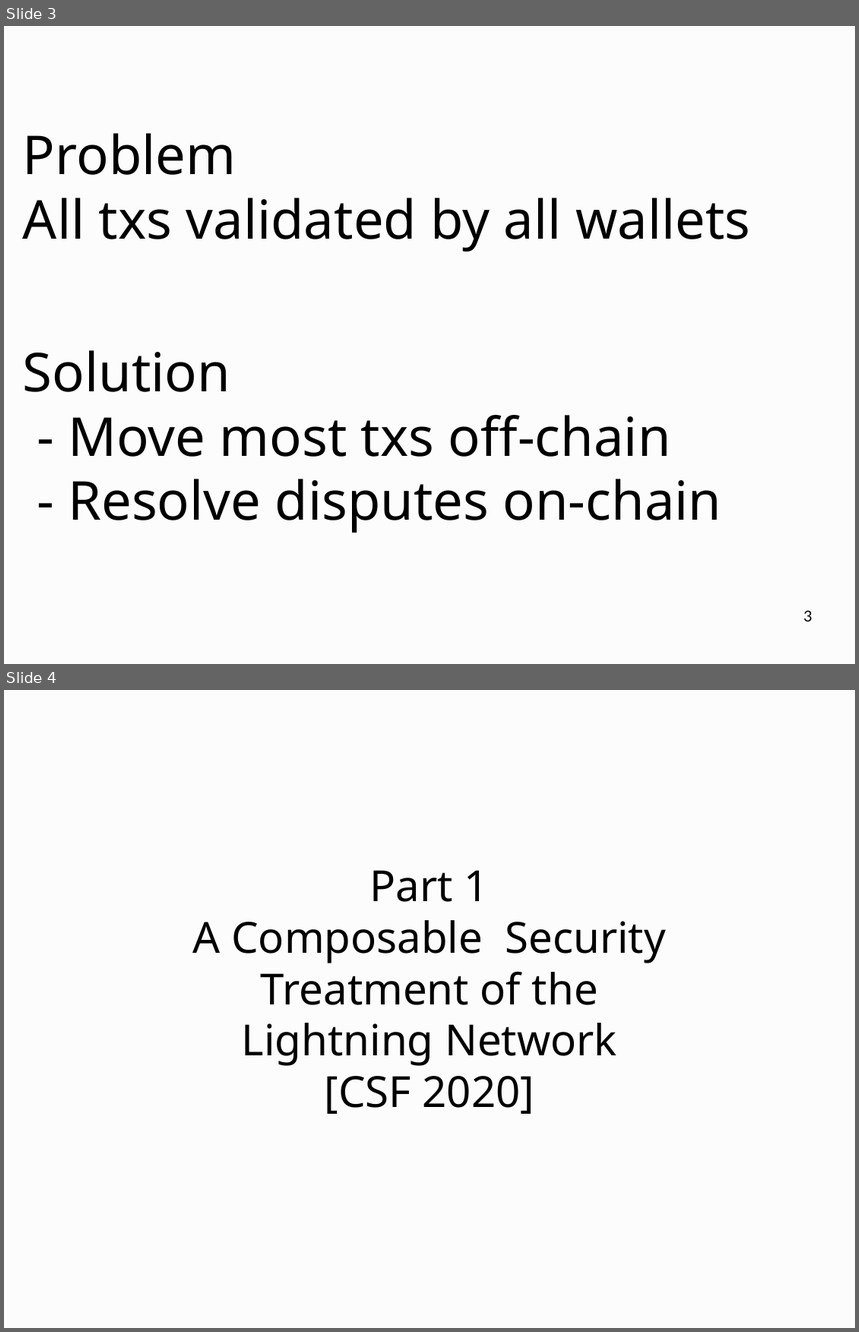
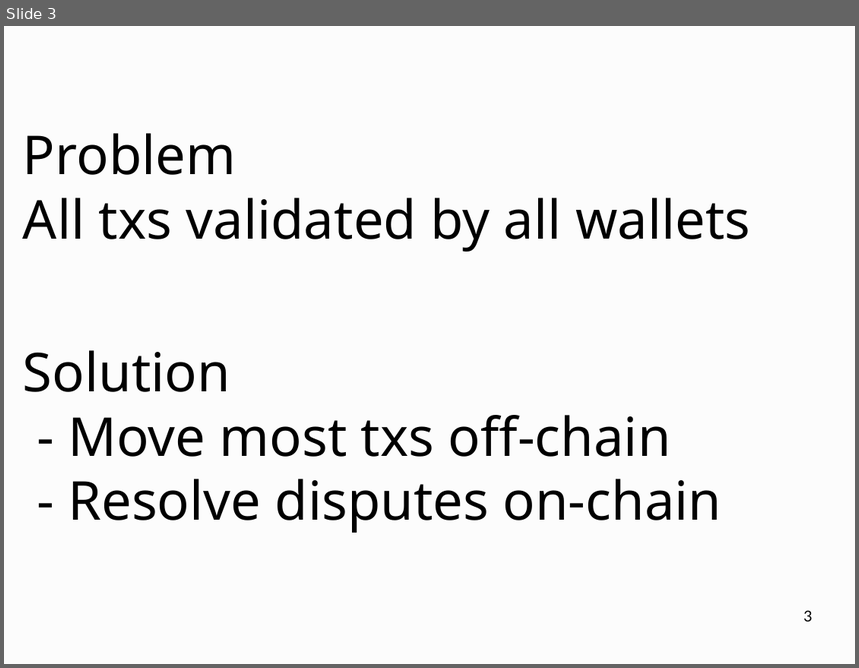
Before and after one commit to OrfeasLitos/virtual-payment-channels, a slide deck: slides/presentation.odp. Shown one above the other, each under a label of ours: slides 3 and 4 before the commit, slide 3 after it. The pictures are 859x1332 and 859x668 pixels, drawn with LibreOffice and Linux fonts; fonts in the diff are those of the drawing. Boxes give left, top, right and bottom in pixels: in the first picture for what was removed or moved away, otherwise in the second. Text is boxed around its words. In the diff, an @@ line names an element or a change of style, - is before the commit and + after.

```diff
--- a/slides/presentation.odp
+++ b/slides/presentation.odp
@@ slide 4 removed at (4,690,855,1328), background #FCFCFC @@
@@ subtitle removed at (193,870,666,1114) @@
-Part 1
-A Composable Security Treatment of the Lightning Network
-[CSF 2020]
```
Also in this commit, not shown: 2 slides changed, 15 other slides removed, 1 other file.
